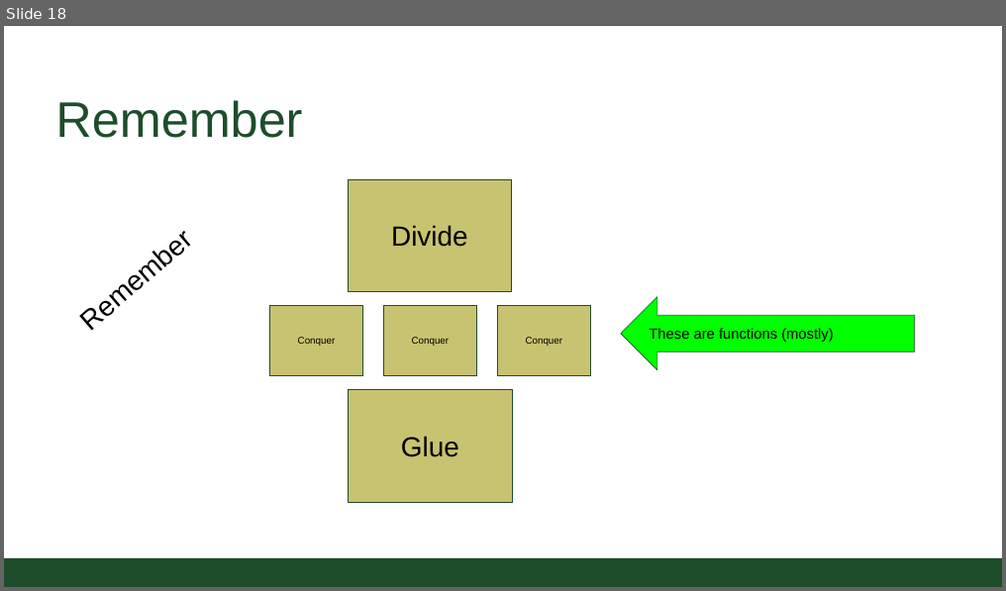
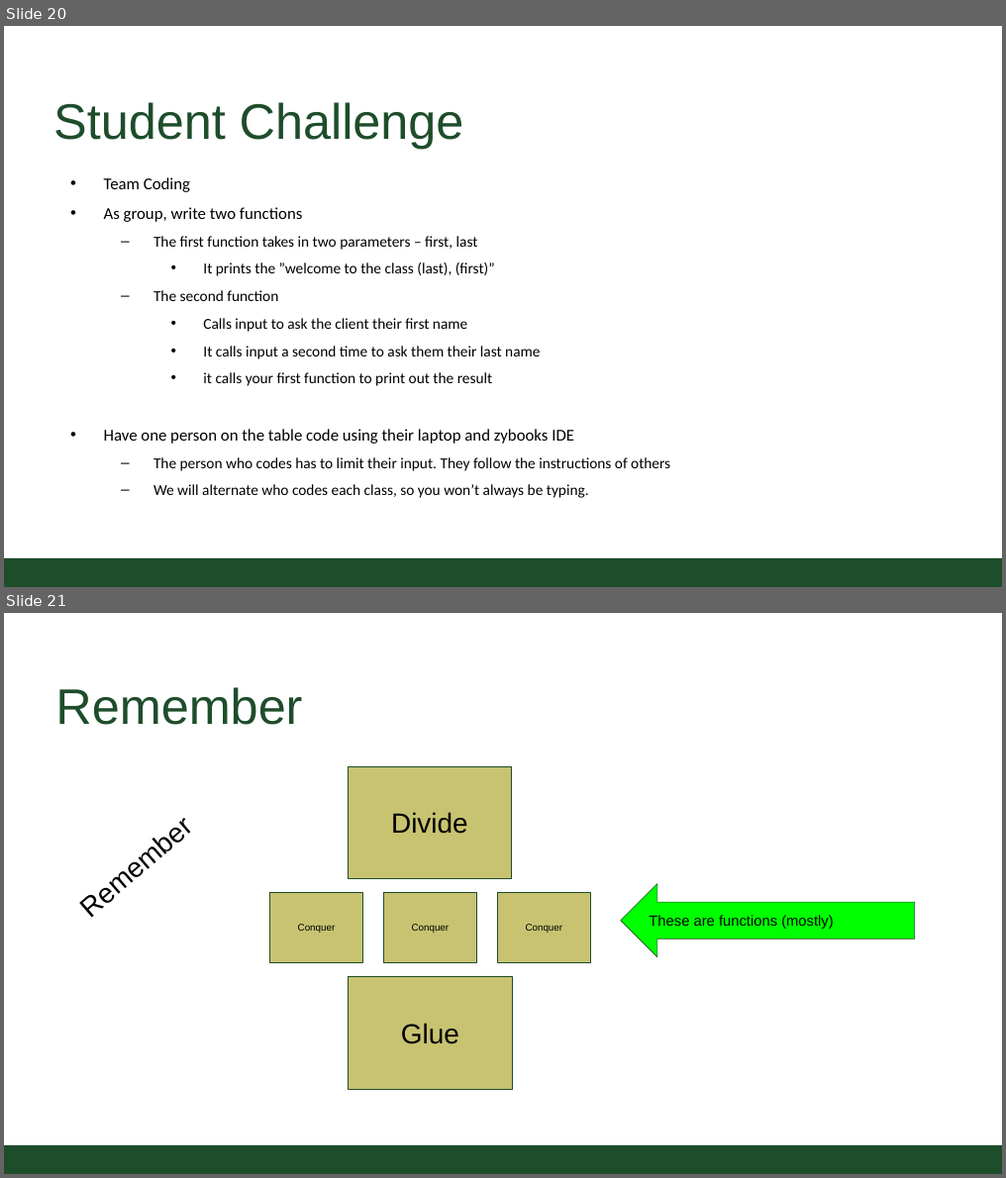
Before and after one commit to CSU-CS150B/handouts, a slide deck: Slides/On-Campus/02_01_turing_expressions_and_functions.pptx. Shown one above the other, each under a label of ours: slide 18 before the commit, slides 20 and 21 after it. The pictures are 1006x591 and 1006x1178 pixels, drawn with LibreOffice and Linux fonts; fonts in the diff are those of the drawing; background and template pictures are left out. Boxes give left, top, right and bottom in pixels: in the first picture for what was removed or moved away, otherwise in the second. Text is boxed around its words. In the diff, an @@ line names an element or a change of style, - is before the commit and + after.

```diff
--- a/Slides/On-Campus/02_01_turing_expressions_and_functions.pptx
+++ b/Slides/On-Campus/02_01_turing_expressions_and_functions.pptx
@@ slide 20 added at [4, 26, 1002, 587], background #FFFFFF; not listed: 1 template element that a slide beside it also shows @@
@@ title added at [54, 102, 464, 149], 54.4 pt, text #1E4D2B @@
+Student Challenge
@@ text added at [104, 177, 670, 498], 16.6 pt, text #000000 @@
+• Team Coding
+• As group, write two functions
+  – The first function takes in two parameters – first, last
+    • It prints the ”welcome to the class (last), (first)”
+  – The second function
+    • Calls input to ask the client their first name
+    • It calls input a second time to ask them their last name
+    • it calls your first function to print out the result
+• Have one person on the table code using their laptop and zybooks IDE
+  – The person who codes has to limit their input. They follow the instructions of others
+  – We will alternate who codes each class, so you won’t always be typing.
@@ what was slide 18 is now slide 21 @@
```
Also in this commit, not shown: 6 slides changed, 2 other slides added, 1 other file.
